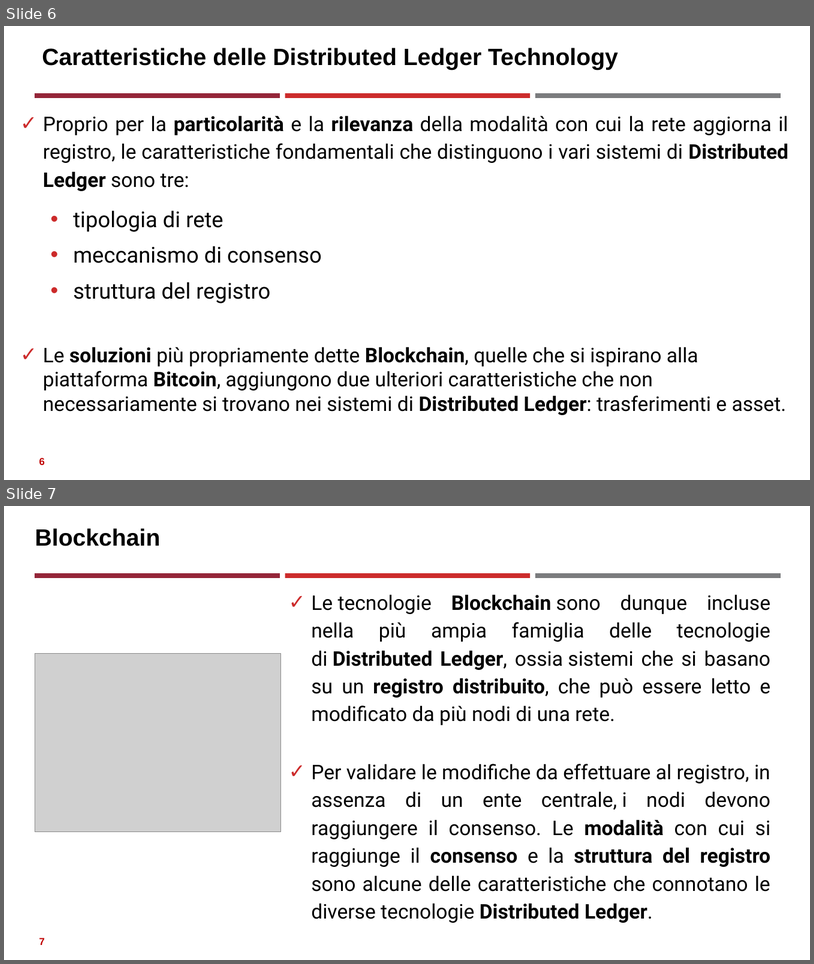
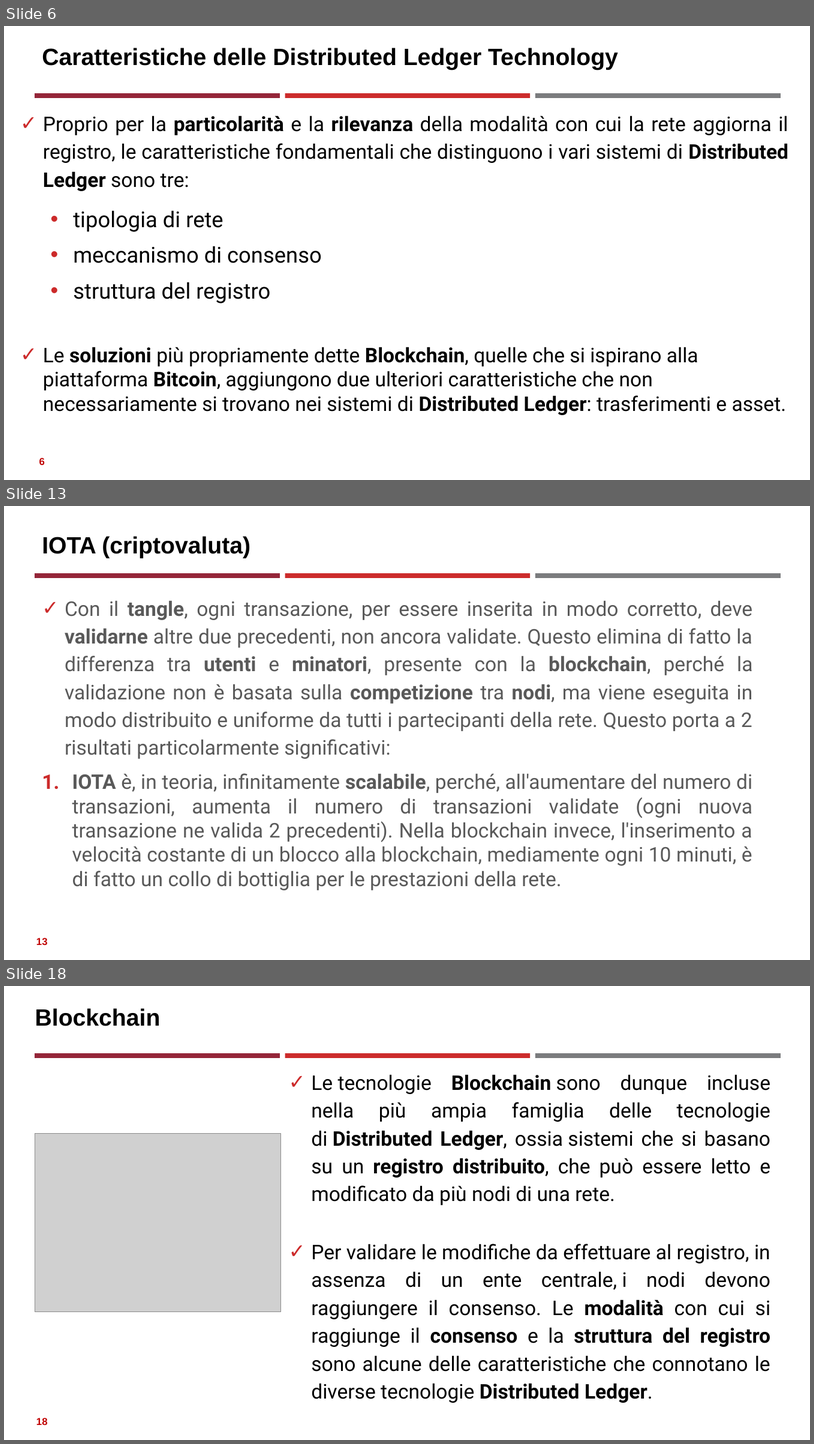
Before and after one commit to neural1977/data_science_interview_material, a slide deck: Assicurazioni/Distributed Ledger Technology_ita.pptx. Shown one above the other, each under a label of ours: slides 6 and 7 before the commit, slides 6, 13 and 18 after it; the slides between them are not shown. The pictures are 814x964 and 814x1444 pixels, drawn with LibreOffice and Linux fonts; fonts in the diff are those of the drawing; grey boxes stand for pictures. Boxes give left, top, right and bottom in pixels: in the first picture for what was removed or moved away, otherwise in the second. Text is boxed around its words. In the diff, an @@ line names an element or a change of style, - is before the commit and + after.

```diff
--- a/Assicurazioni/Distributed Ledger Technology_ita.pptx
+++ b/Assicurazioni/Distributed Ledger Technology_ita.pptx
@@ slide 13 added at (4, 506, 810, 960), background #FFFFFF; not listed: 3 template elements that a slide beside it also shows @@
@@ title added at (42, 536, 251, 558), 28 pt, text #000000, bold @@
+IOTA (criptovaluta)
@@ text added at (65, 601, 753, 890), 24 pt, text #595959 @@
+✓ Con il tangle, ogni transazione, per essere inserita in modo corretto, deve validarne altre due precedenti, non ancora validate. Questo elimina di fatto la differenza tra utenti e minatori, presente con la blockchain, perché la validazione non è basata sulla competizione tra nodi, ma viene eseguita in modo distribuito e uniforme da tutti i partecipanti della rete. Questo porta a 2 risultati particolarmente significativi:
+1. IOTA è, in teoria, infinitamente scalabile, perché, all'aumentare del numero di transazioni, aumenta il numero di transazioni validate (ogni nuova transazione ne valida 2 precedenti). Nella blockchain invece, l'inserimento a velocità costante di un blocco alla blockchain, mediamente ogni 10 minuti, è di fatto un collo di bottiglia per le prestazioni della rete.
@@ page number added at (36, 937, 48, 945), 12 pt, text #C00000, bold @@
+13
@@ what was slide 7 is now slide 18 @@
@@ page number at (36, 1417, 48, 1425): text changed @@
-7
+18
```
Also in this commit, not shown: 11 other slides added, 5 other files.
